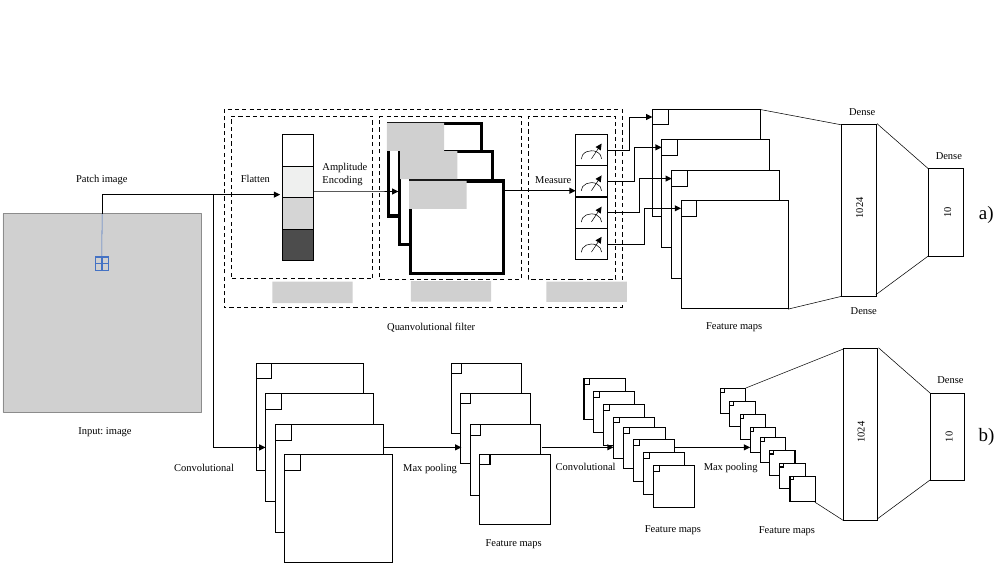
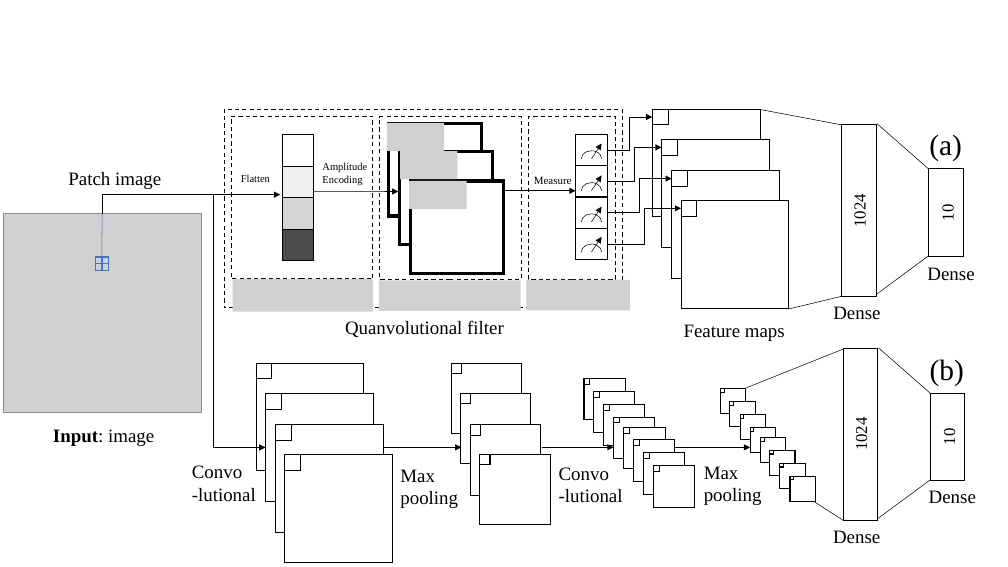
Before and after one commit to vutuanhai237/DynamicQNN, a slide deck: slide 11 of Hand-drawing-image.pptx (slide 13 before the commit). Drawn at 1008x567 pixels with LibreOffice and Linux fonts; fonts in the diff are those of the drawing; grey boxes stand for pictures. Boxes give left, top, right and bottom in pixels: in the first picture for what was removed or moved away, otherwise in the second. Text is boxed around its words. In the diff, an @@ line names an element or a change of style, - is before the commit and + after.

Commit message:
Update some images

```diff
--- a/Hand-drawing-image.pptx
+++ b/Hand-drawing-image.pptx
@@ text at [929,135,962,161]: text changed; size 18 to 28 pt @@
-a)
+(a)
@@ text "Measure" at [534,176,572,184]: size 10 to 10.5 pt @@
@@ size 10 to 16 pt in 3 elements at [939,205,958,220], [940,430,959,444], [851,197,870,226] @@
@@ text "Dense": place and size @@
-text "Dense" at [936,152,962,159]
+text "Dense" at [927,267,974,281]
@@ picture: place and size @@
-picture at [272,281,352,302]
+picture at [233,279,374,312]
@@ picture: place and size @@
-picture at [411,281,492,302]
+picture at [379,281,520,311]
@@ picture: place and size @@
-picture at [547,282,627,302]
+picture at [526,280,630,310]
@@ text "Dense": place and size @@
-text "Dense" at [849,108,875,115]
+text "Dense" at [833,306,880,320]
@@ text "Quanvolutional filter": place and size @@
-text "Quanvolutional filter" at [387,322,475,332]
+text "Quanvolutional filter" at [345,320,504,337]
@@ text "Quanvolutional filter" at [345,320,504,337]: size 10 to 18 pt; alignment left to centre @@
@@ text "1024" at [852,420,871,449]: size 10 to 16 pt; alignment left to centre @@
@@ text at [930,359,964,386]: text changed; size 18 to 28 pt @@
-b)
+(b)
@@ text "Input: image": place and size @@
-text "Input: image" at [78,427,132,437]
+text "Input: image" at [53,429,154,446]
@@ text "Input: image" at [53,429,154,446]: size 10 to 18 pt; bold on in "Input:"; alignment left to centre @@
@@ text at [192,465,256,501]: text changed; size 10 to 18 pt @@
-Convolutional
+Convo
+-lutional
@@ text removed at [556,462,616,470] @@
-Convolutional
@@ text added at [559,467,623,503], 18 pt, text #000000 @@
+Convo
+-lutional
@@ text "Dense": place and size @@
-text "Dense" at [937,376,963,383]
+text "Dense" at [929,490,976,504]
@@ text removed at [486,539,542,549] @@
-Feature maps
@@ text removed at [645,525,701,535] @@
-Feature maps
@@ text removed at [759,526,815,536] @@
-Feature maps
@@ size 10 to 18 pt in 8 elements at [684,324,785,341], [68,172,161,189], [704,466,762,505], [400,469,458,508], [929,490,976,504], [927,267,974,281], [833,306,880,320], [833,530,880,543] @@
@@ text "Dense": place and size @@
-text "Dense" at [851,307,877,314]
+text "Dense" at [833,530,880,543]
```
Also in this commit, not shown: 1 other slide changed, 1 slide added, 2 slides removed, 7 other files.
